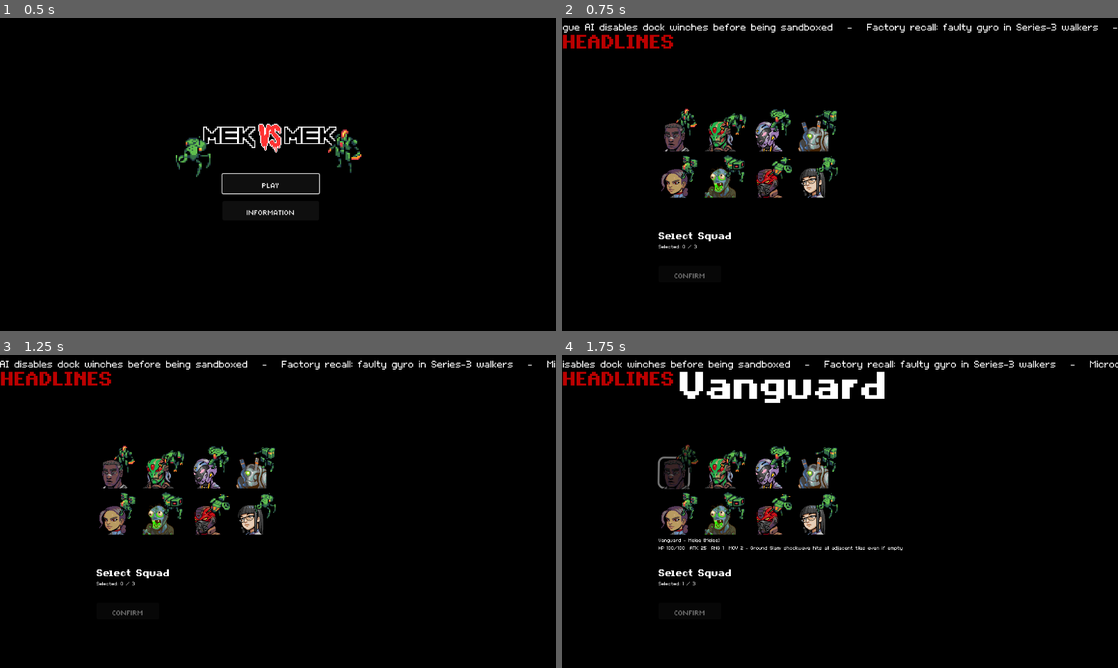
Above: before the commit, frames 1-4 (two rows, left to right).
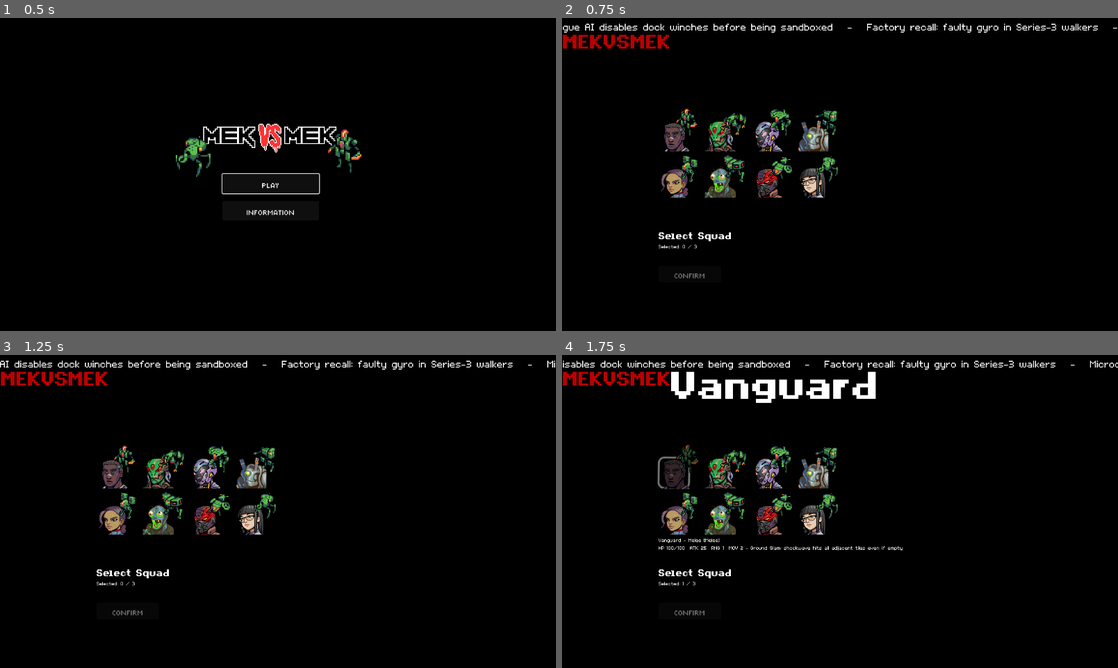
Above: after the commit, the same moments.

Repository: Tekknobot/Terrain
Game: Godot game, scene res://Scenes/TitleScreen.tscn
The game is run twice, just before and just after one commit, with the same random seed, the same clock (stepped at 60 frames per second) and the same inputs. Sound files missing from this copy of the repository are replaced by a short silence.
Inputs (mouse positions are in pixels of both pictures, inside the frame that each line leads up to):
- Up to frame 1 (0.5 s): no input
- Up to frame 2 (0.75 s): click "PLAY" at 0.5 s
- Up to frame 3 (1.25 s): no input
- Up to frame 4 (1.75 s): click (673, 473) at 1.25 s

Frame 1 is identical in both runs. In frame 2, 0.5% of the frame differs, in the area x 0-20%, y 5-10%; in frame 3, 0.5%; in frame 4, 2.5%, in the area x 0-58%, y 5-16%.

Commit message:
Refactor.

Diff:
--- a/Scenes/SquadSelect.tscn
+++ b/Scenes/SquadSelect.tscn
@@ -107,7 +107,7 @@
 theme_override_fonts/normal_font = ExtResource("2_ccg3s")
 theme_override_font_sizes/normal_font_size = 32
 
-[node name="Headlines" type="Label" parent="."]
+[node name="LogoType" type="Label" parent="."]
 layout_mode = 0
 offset_top = 20.0
 offset_right = 232.0
@@ -115,13 +115,13 @@
 theme_override_colors/font_color = Color(0.733333, 0, 0, 1)
 theme_override_fonts/font = ExtResource("11_b77vg")
 theme_override_font_sizes/font_size = 64
-text = "HEADLINES"
+text = "MEKVSMEK"
 
 [node name="Name" type="Label" parent="."]
 layout_mode = 0
-offset_left = 242.0
+offset_left = 224.0
 offset_top = 5.0
-offset_right = 1106.0
+offset_right = 1088.0
 offset_bottom = 208.0
 theme_override_fonts/font = ExtResource("11_b77vg")
 theme_override_font_sizes/font_size = 128
